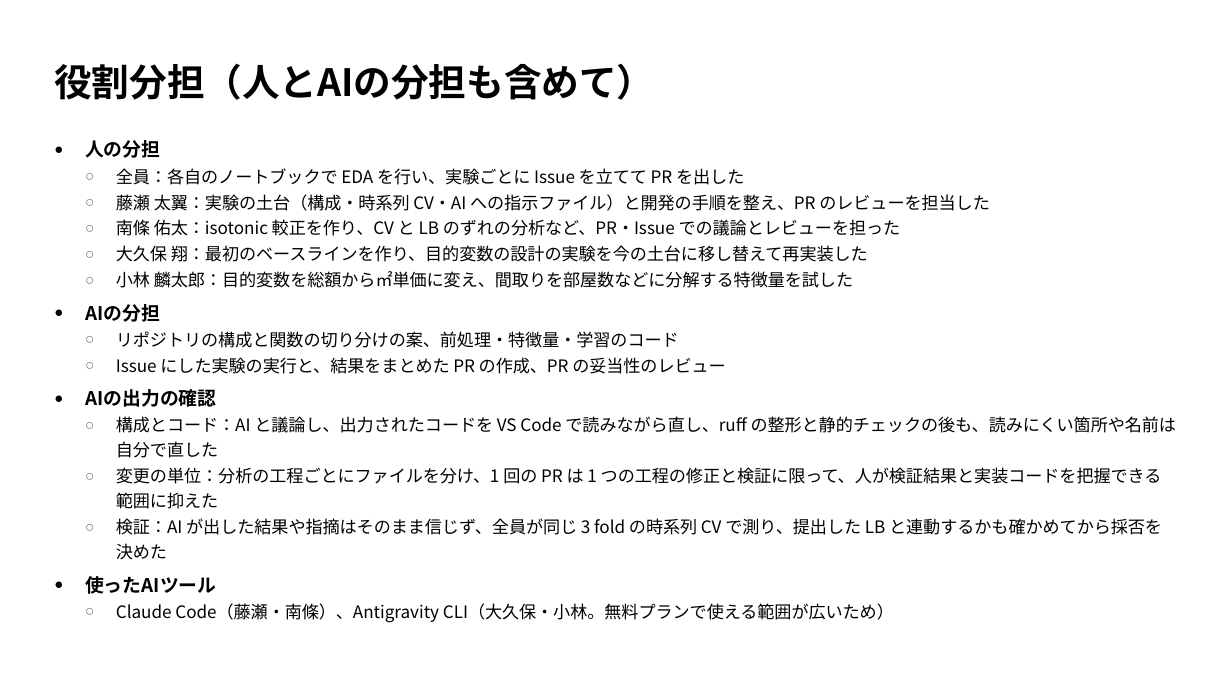
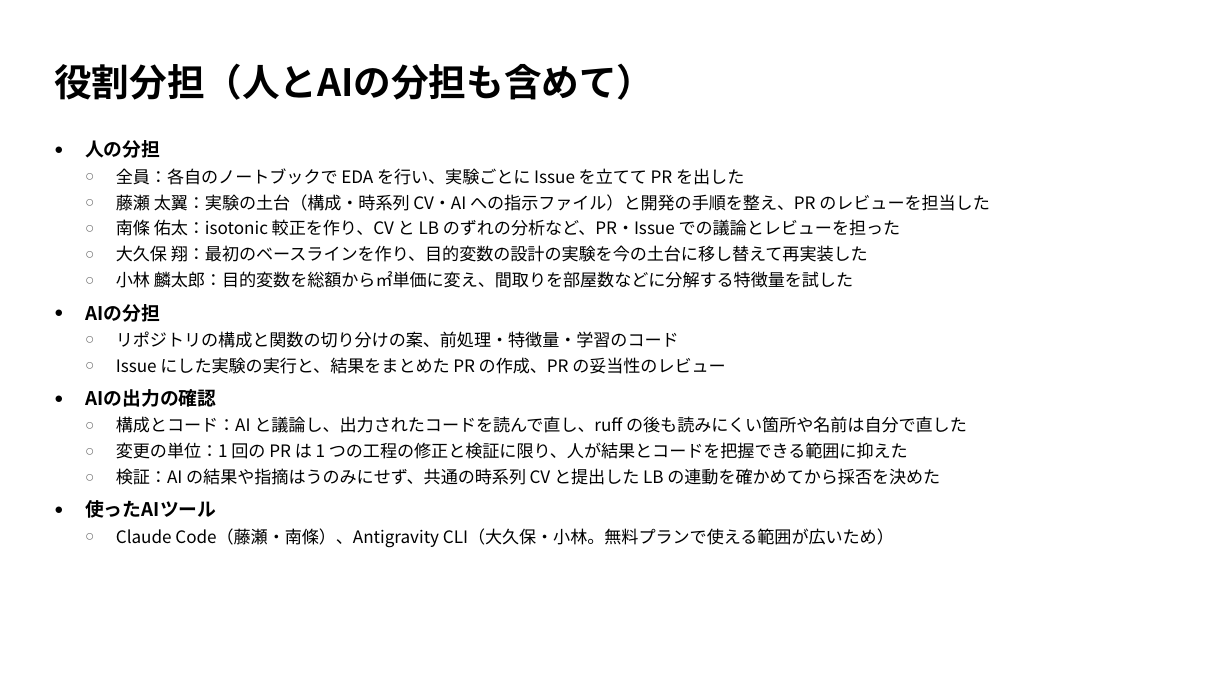
Before and after one commit to TaisukeFujise/condominium-price-pred, a slide deck: slide 2 of slides/midterm/midterm.pptx. Drawn at 1232x693 pixels with LibreOffice and Linux fonts; fonts in the diff are those of the drawing. Boxes give left, top, right and bottom in pixels: in the first picture for what was removed or moved away, otherwise in the second. Text is boxed around its words. In the diff, an @@ line names an element or a change of style, - is before the commit and + after.

```diff
--- a/slides/midterm/midterm.pptx
+++ b/slides/midterm/midterm.pptx
@@ text at (x1=116, y1=416, x2=967, y2=485): text changed @@
-  ○ 構成とコード：AI と議論し、出力されたコードを VS Code で読みながら直し、ruff の整形と静的チェックの後も、読みにくい箇所や名前は自分で直した
-  ○ 変更の単位：分析の工程ごとにファイルを分け、1 回の PR は 1 つの工程の修正と検証に限って、人が検証結果と実装コードを把握できる範囲に抑えた
-  ○ 検証：AI が出した結果や指摘はそのまま信じず、全員が同じ 3 fold の時系列 CV で測り、提出した LB と連動するかも確かめてから採否を決めた
+  ○ 構成とコード：AI と議論し、出力されたコードを読んで直し、ruff の後も読みにくい箇所や名前は自分で直した
+  ○ 変更の単位：1 回の PR は 1 つの工程の修正と検証に限り、人が結果とコードを把握できる範囲に抑えた
+  ○ 検証：AI の結果や指摘はうのみにせず、共通の時系列 CV と提出した LB の連動を確かめてから採否を決めた
```
Also in this commit, not shown: 2 other files.
